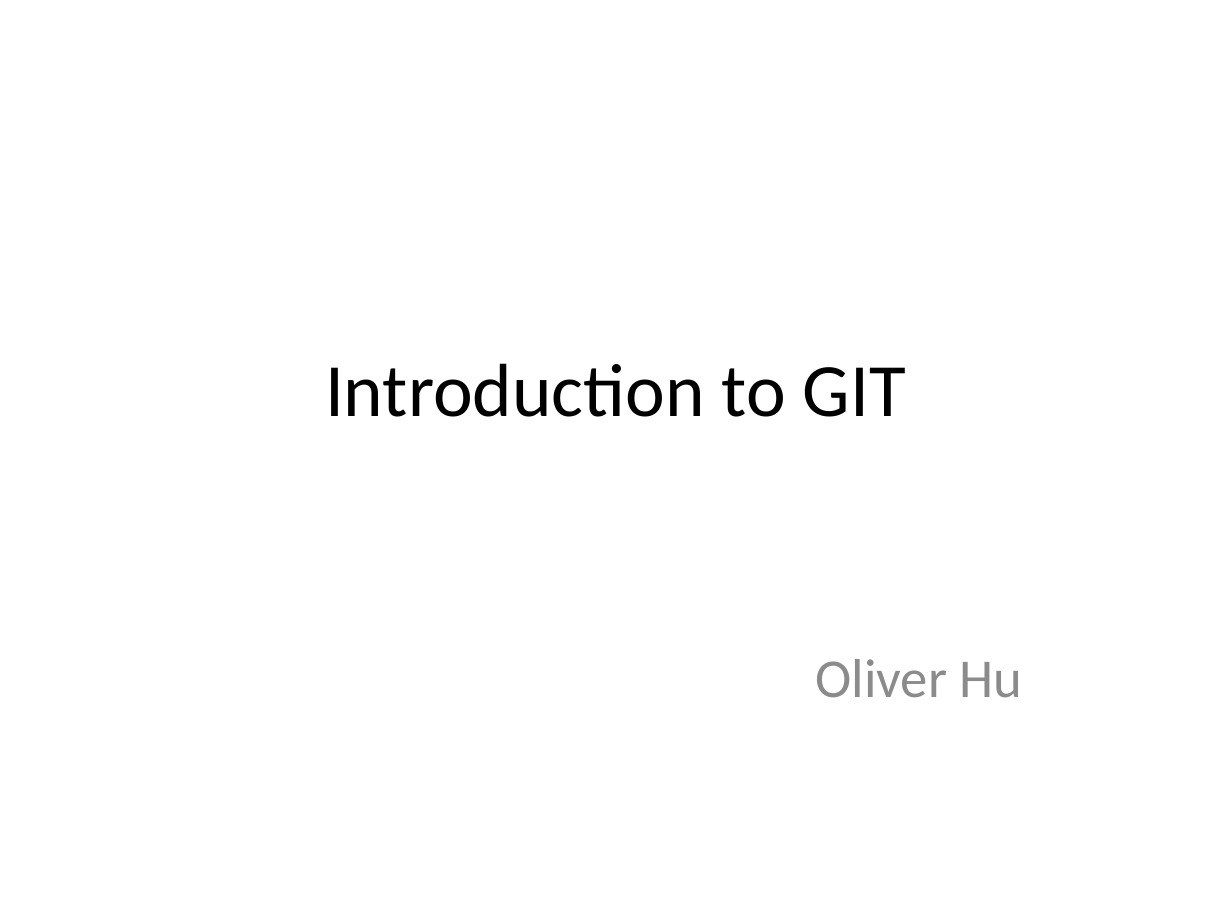
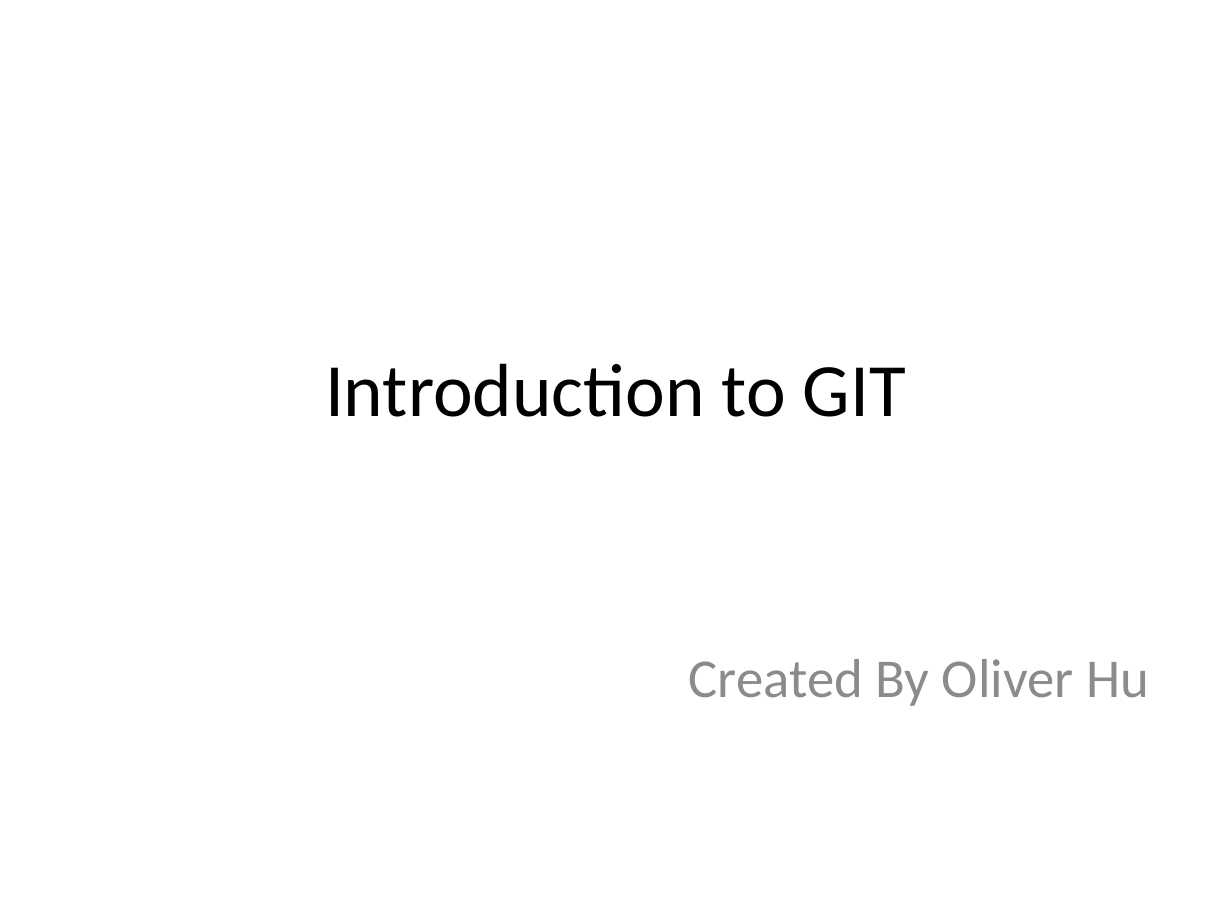
Before and after one commit to hunganhu/slide, a slide deck: slide 1 of gitBasic.pptx. Drawn at 1232x924 pixels with LibreOffice and Linux fonts; fonts in the diff are those of the drawing. Boxes give left, top, right and bottom in pixels: in the first picture for what was removed or moved away, otherwise in the second. Text is boxed around its words. In the diff, an @@ line names an element or a change of style, - is before the commit and + after.

```diff
--- a/gitBasic.pptx
+++ b/gitBasic.pptx
@@ subtitle at box(689, 659, 1149, 706): text changed @@
-Oliver Hu
+Created By Oliver Hu
```
Also in this commit, not shown: 14 other slides changed.
